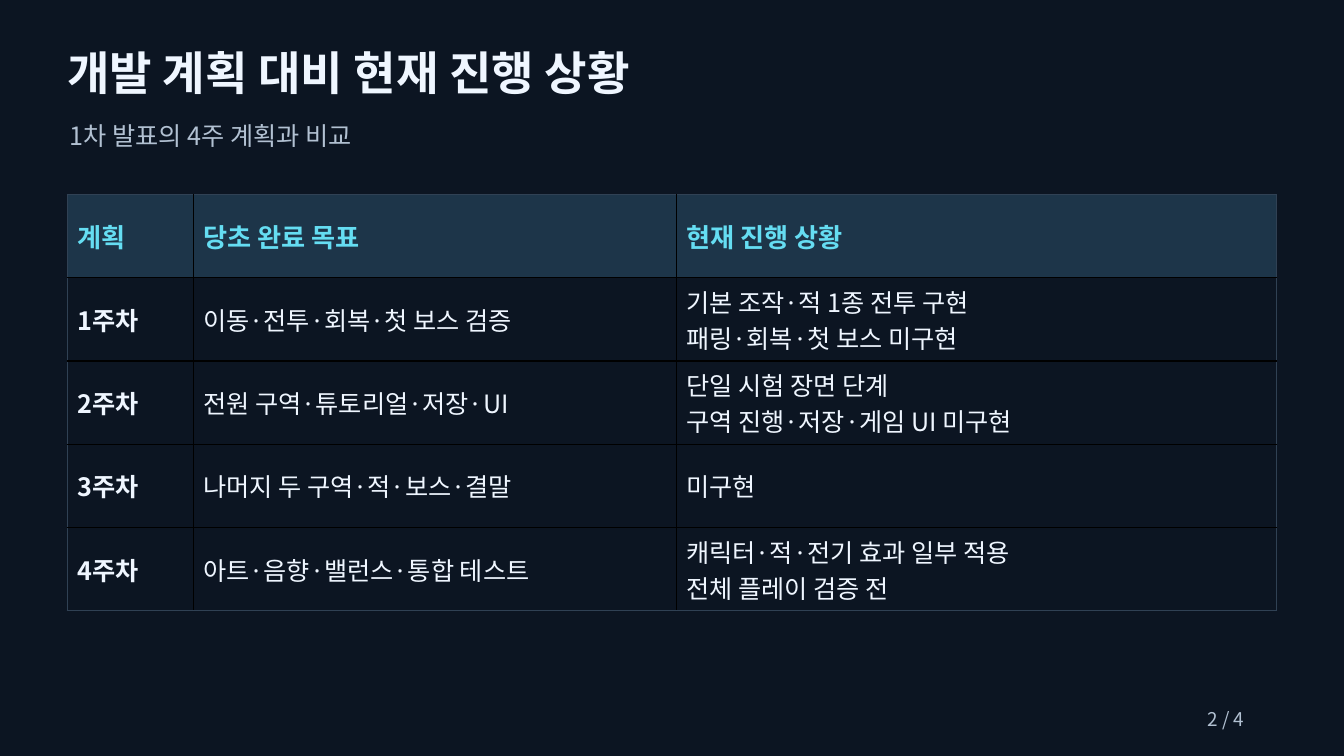
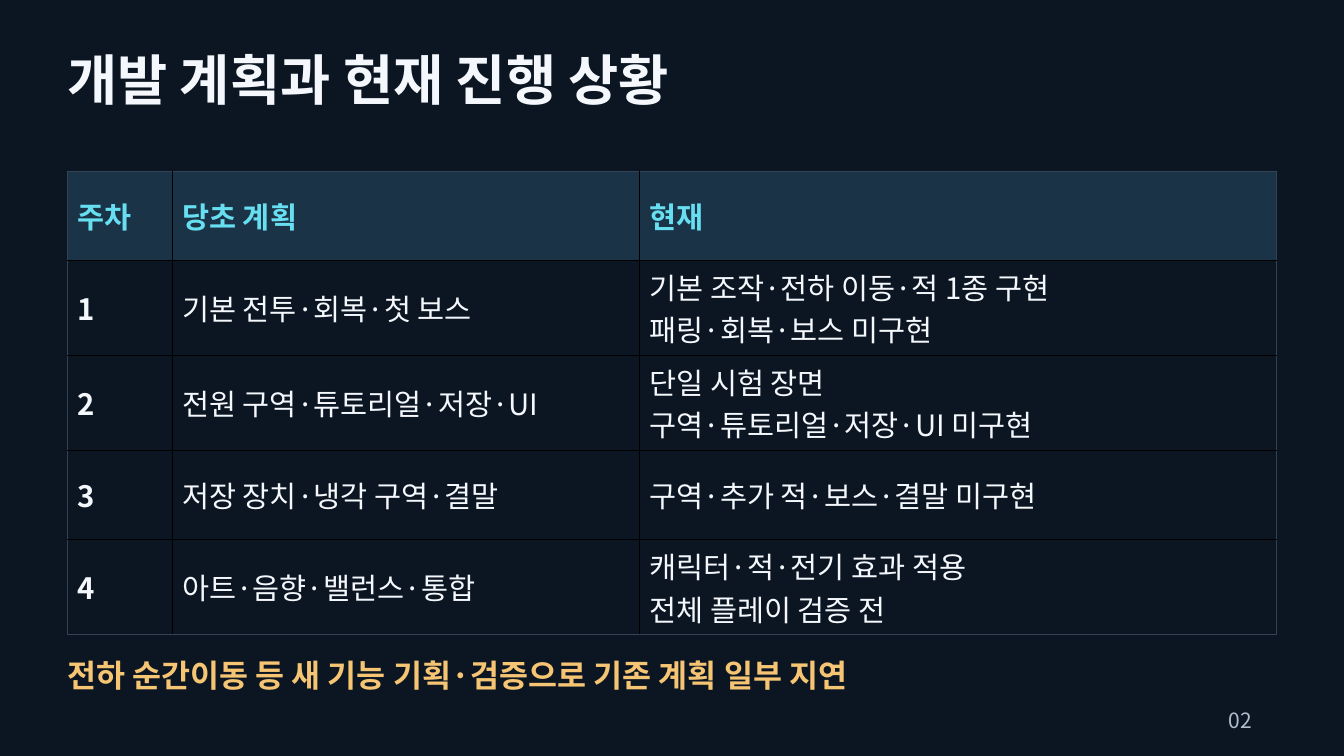
Before and after one commit to snooy-dev/circuit-warden, a slide deck: slide 2 of Circuit_Warden_Phase2_Presentation.pptx. Drawn at 1344x756 pixels with LibreOffice and Linux fonts; fonts in the diff are those of the drawing. Boxes give left, top, right and bottom in pixels: in the first picture for what was removed or moved away, otherwise in the second. Text is boxed around its words. In the diff, an @@ line names an element or a change of style, - is before the commit and + after.

Commit message:
docs(presentation): 프리텐다드 적용과 발표 구성 개선
가독성 개선 요청에 따라 5장으로 분리하고 글자와 게임 화면을 확대했다. 캐릭터 변경을 이미지로 비교하며 새 기능 기획·검증에 따른 일정 지연 사유도 반영했다.

최종 5장 시각 확인과 PPTX 구조·배치·프리텐다드 지정 검사를 통과했다. 삽입 영상 해시 보존을 확인했다. PowerPoint 발표 모드 재생과 실제 낭독 시간은 미검사다.

```diff
--- a/Circuit_Warden_Phase2_Presentation.pptx
+++ b/Circuit_Warden_Phase2_Presentation.pptx
@@ text at [67, 54, 669, 105]: text changed; size 33 to 39 pt; text colour #EFF6FF to #F4F8FC @@
-개발 계획 대비 현재 진행 상황
+개발 계획과 현재 진행 상황
@@ text removed at [69, 124, 351, 147] @@
-1차 발표의 4주 계획과 비교
@@ table at [68, 171, 1277, 628] @@
-row 1: 계획 | 당초 완료 목표 | 현재 진행 상황
+row 1: 주차 | 당초 계획 | 현재
-row 2: 1주차 | 이동·전투·회복·첫 보스 검증 | 기본 조작·적 1종 전투 구현 / 패링·회복·첫 보스 미구현
+row 2: 1 | 기본 전투·회복·첫 보스 | 기본 조작·전하 이동·적 1종 구현 / 패링·회복·보스 미구현
-row 3, column 1: 2주차
+row 3, column 1: 2
-row 3, column 3: 단일 시험 장면 단계 / 구역 진행·저장·게임 UI 미구현
+row 3, column 3: 단일 시험 장면 / 구역·튜토리얼·저장·UI 미구현
-row 4: 3주차 | 나머지 두 구역·적·보스·결말 | 미구현
+row 4: 3 | 저장 장치·냉각 구역·결말 | 구역·추가 적·보스·결말 미구현
-row 5: 4주차 | 아트·음향·밸런스·통합 테스트 | 캐릭터·적·전기 효과 일부 적용 / 전체 플레이 검증 전
+row 5: 4 | 아트·음향·밸런스·통합 | 캐릭터·적·전기 효과 적용 / 전체 플레이 검증 전
@@ fill #1D3549 to #1B3347 in row 1 @@
@@ size 18 to 21 pt, text colour #EFF6FF to #F4F8FC in "전원 구역·튜토리얼·저장·UI" @@
@@ borders changed @@
@@ table: place and size @@
-table at [68, 195, 1277, 612]
+table at [68, 171, 1277, 628]
@@ text added at [67, 660, 847, 690], 22.5 pt, text #F5C574, bold @@
+전하 순간이동 등 새 기능 기획·검증으로 기존 계획 일부 지연
@@ text at [1228, 712, 1251, 728]: text changed; size 13.5 to 15 pt; text colour #B2C1D2 to #AFBCCC @@
-2 / 4
+02
```
Also in this commit, not shown: 2 other slides changed, 2 slides added, 1 slide removed, 1 other file.
